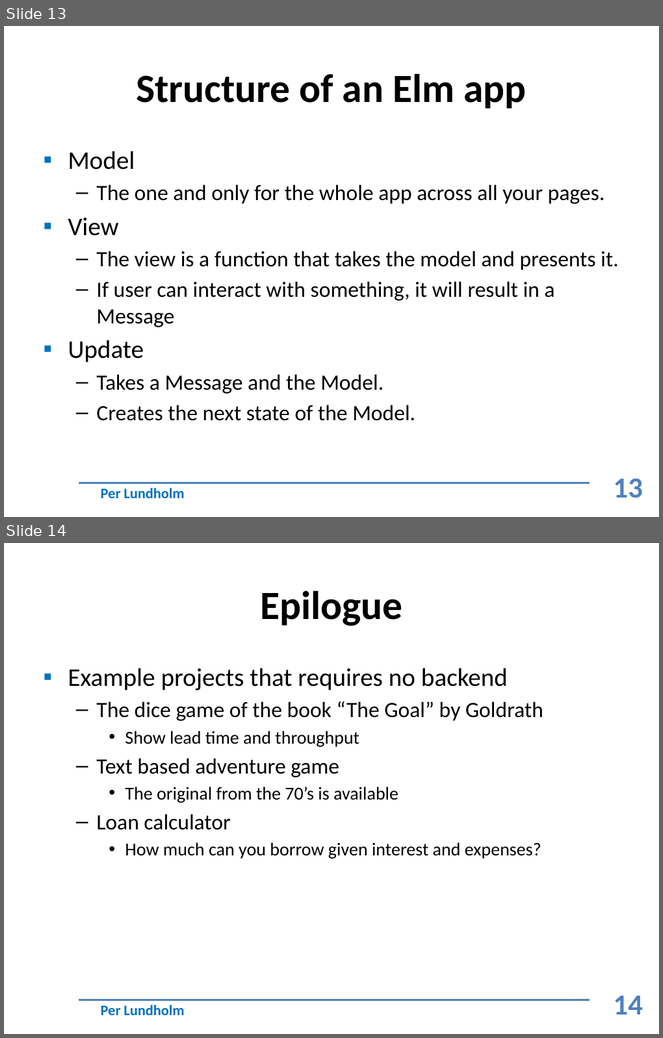
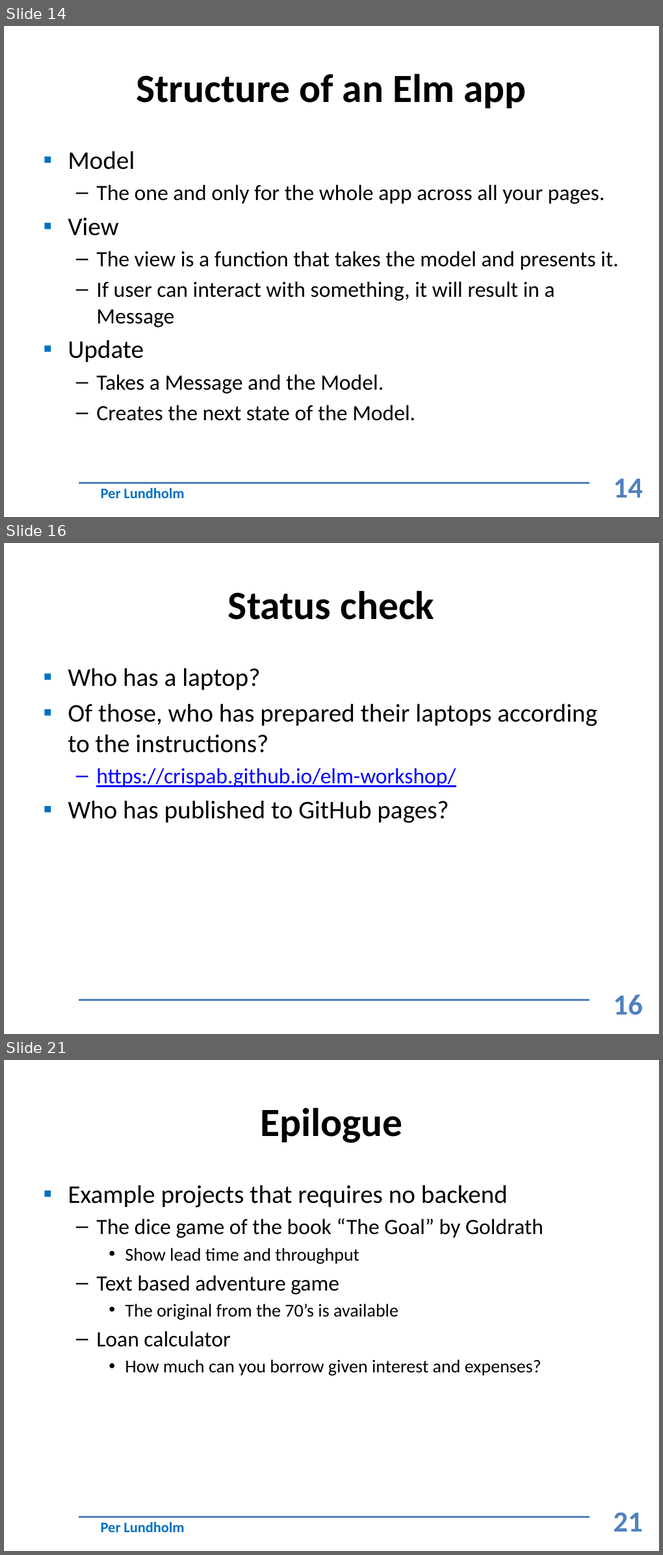
Before and after one commit to crispab/elm-workshop, a slide deck: docs/your-first-elm-program.pptx. Shown one above the other, each under a label of ours: slides 13 and 14 before the commit, slides 14, 16 and 21 after it; the slides between them are not shown. The pictures are 663x1038 and 663x1555 pixels, drawn with LibreOffice and Linux fonts; fonts in the diff are those of the drawing; background and template pictures are left out. Boxes give left, top, right and bottom in pixels: in the first picture for what was removed or moved away, otherwise in the second. Text is boxed around its words. In the diff, an @@ line names an element or a change of style, - is before the commit and + after.

```diff
--- a/docs/your-first-elm-program.pptx
+++ b/docs/your-first-elm-program.pptx
@@ slide 16 added at (4, 543, 659, 1034), background #FFFFFF; not listed: 2 template elements that a slide beside it also shows @@
@@ title added at (228, 590, 434, 620), 44 pt, text #000000, bold @@
+Status check
@@ text added at (68, 668, 597, 823), 28 pt, text #000000 @@
+▪ Who has a laptop?
+▪ Of those, who has prepared their laptops according to the instructions?
+  – https://crispab.github.io/elm-workshop/
+▪ Who has published to GitHub pages?
@@ text added at (94, 999, 462, 1025), 16 pt, text #FFFFFF, bold @@
+Jimmy Janlén & Per Lundholm
@@ page number added at (614, 995, 643, 1016), 32 pt, text #4F81BD, bold @@
+16
@@ what was slide 13 is now slide 14 @@
@@ page number at (614, 479, 643, 498): text changed @@
-13
+14
@@ what was slide 14 is now slide 21 @@
@@ page number at (614, 1512, 643, 1532): text changed @@
-14
+21
```
Also in this commit, not shown: 5 slides changed, 6 other slides added.
